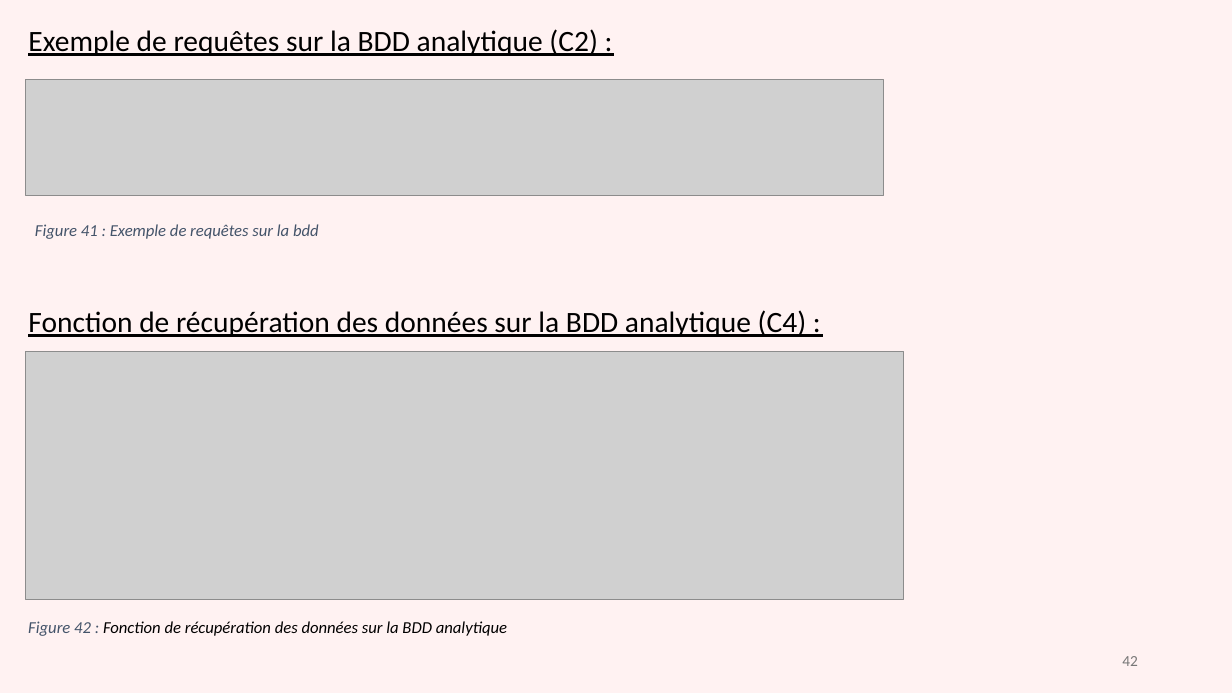
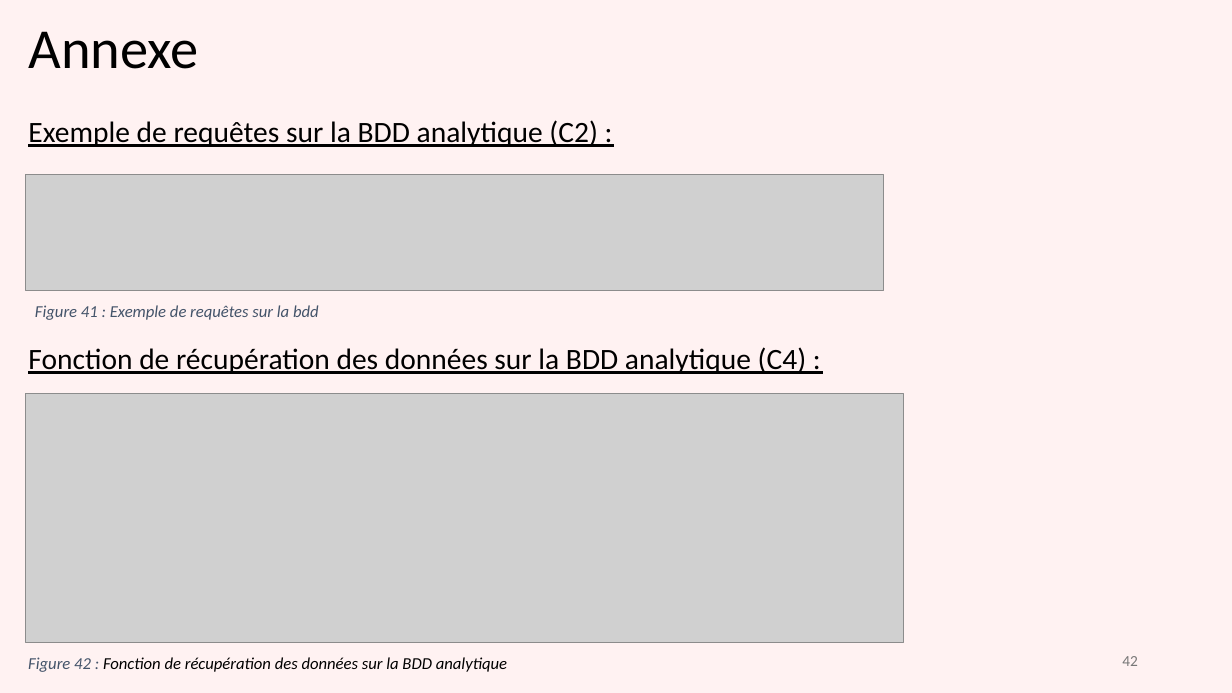
Before and after one commit to gdaume24/Projet-chef-oeuvre, a slide deck: slide 42 of E1/diapo.PPTX. Drawn at 1232x693 pixels with LibreOffice and Linux fonts; fonts in the diff are those of the drawing; grey boxes stand for pictures. Boxes give left, top, right and bottom in pixels: in the first picture for what was removed or moved away, otherwise in the second. Text is boxed around its words. In the diff, an @@ line names an element or a change of style, - is before the commit and + after.

```diff
--- a/E1/diapo.PPTX
+++ b/E1/diapo.PPTX
@@ title added at bbox=[28, 31, 198, 69], 44 pt, text #000000 @@
+Annexe
@@ text "Exemple de requêtes sur la ...": place and size @@
-text "Exemple de requêtes sur la ..." at bbox=[28, 29, 598, 56]
+text "Exemple de requêtes sur la ..." at bbox=[28, 120, 598, 147]
@@ picture: place and size @@
-picture at bbox=[26, 79, 884, 196]
+picture at bbox=[26, 175, 884, 291]
@@ text "Figure 41 : Exemple de ...": place and size @@
-text "Figure 41 : Exemple de ..." at bbox=[35, 224, 319, 239]
+text "Figure 41 : Exemple de ..." at bbox=[35, 305, 319, 320]
@@ text "Fonction de récupération des données ...": place and size @@
-text "Fonction de récupération des données ..." at bbox=[28, 310, 807, 337]
+text "Fonction de récupération des données ..." at bbox=[28, 347, 807, 374]
@@ picture: place and size @@
-picture at bbox=[26, 351, 904, 600]
+picture at bbox=[26, 394, 904, 642]
@@ text "Figure 42 : Fonction de ...": place and size @@
-text "Figure 42 : Fonction de ..." at bbox=[28, 621, 507, 636]
+text "Figure 42 : Fonction de ..." at bbox=[28, 657, 507, 672]
```
Also in this commit, not shown: 12 other slides changed, 2 slides added, 2 slides removed, 4 other files.
